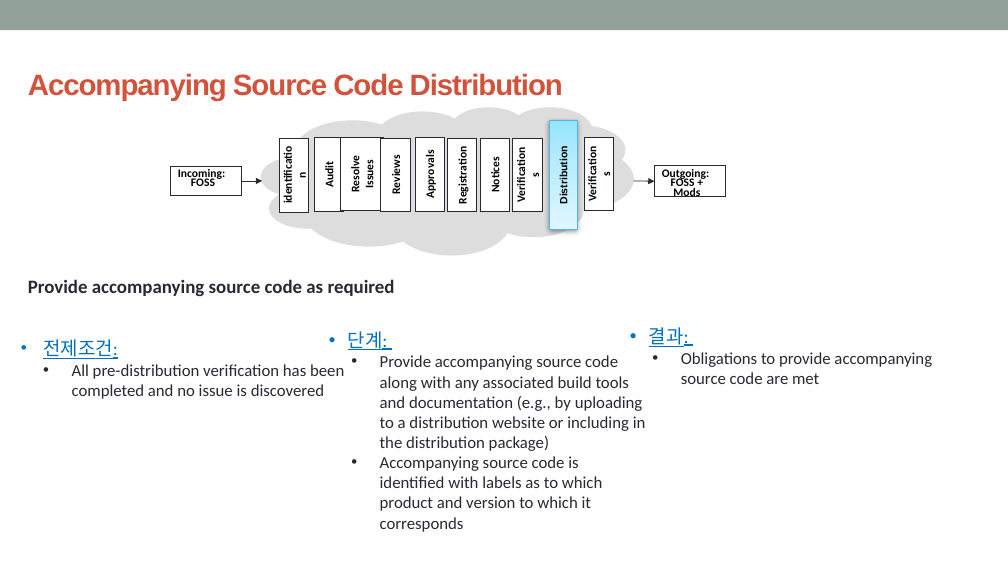
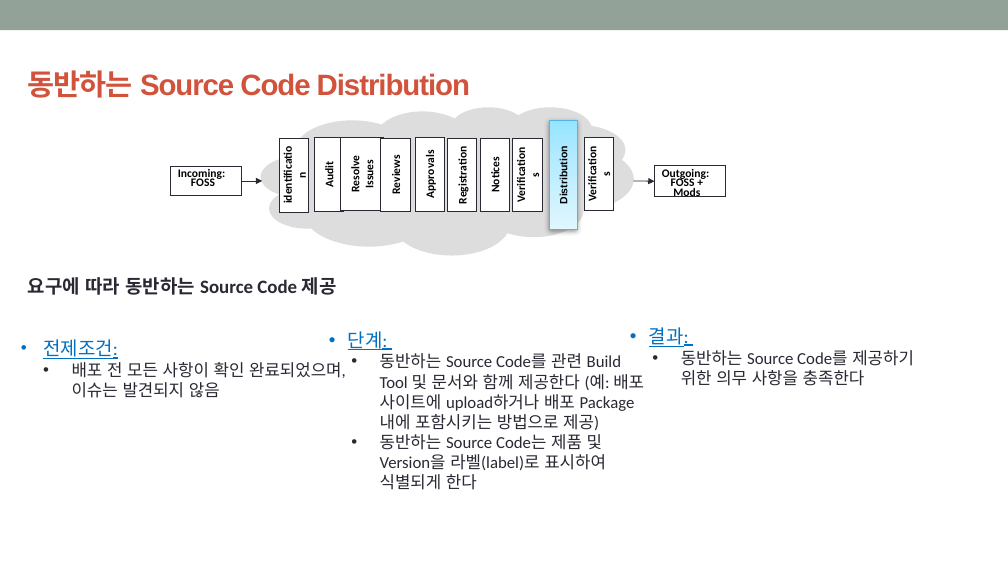
Before and after one commit to hakssung/openchain-curriculum-release-1-kor, a slide deck: slide 61 of slide/openchain-curriculum-release-1-kor.pptx. Drawn at 1008x567 pixels with LibreOffice and Linux fonts; fonts in the diff are those of the drawing; background and template pictures are left out. Boxes give left, top, right and bottom in pixels: in the first picture for what was removed or moved away, otherwise in the second. Text is boxed around its words. In the diff, an @@ line names an element or a change of style, - is before the commit and + after.

```diff
--- a/slide/openchain-curriculum-release-1-kor.pptx
+++ b/slide/openchain-curriculum-release-1-kor.pptx
@@ text at [28,70,470,98]: text changed @@
-Accompanying Source Code Distribution
+동반하는 Source Code Distribution
@@ text at [28,277,337,295]: text changed @@
-Provide accompanying source code as required
+요구에 따라 동반하는 Source Code 제공
@@ text at [380,353,644,490]: text changed @@
-• Provide accompanying source code along with any associated build tools and documentation (e.g., by uploading to a distribution website or including in the distribution package)
-• Accompanying source code is identified with labels as to which product and version to which it corresponds
+• 동반하는 Source Code를 관련 Build Tool 및 문서와 함께 제공한다 (예: 배포 사이트에 upload하거나 배포 Package내에 포함시키는 방법으로 제공)
+• 동반하는 Source Code는 제품 및 Version을 라벨(label)로 표시하여 식별되게 한다
@@ text at [681,350,914,386]: text changed @@
-• Obligations to provide accompanying source code are met
+• 동반하는 Source Code를 제공하기 위한 의무 사항을 충족한다
@@ text at [72,362,346,398]: text changed @@
-• All pre-distribution verification has been completed and no issue is discovered
+• 배포 전 모든 사항이 확인 완료되었으며, 이슈는 발견되지 않음
```
Also in this commit, not shown: 12 other slides changed, 1 slide added, 1 slide removed.
